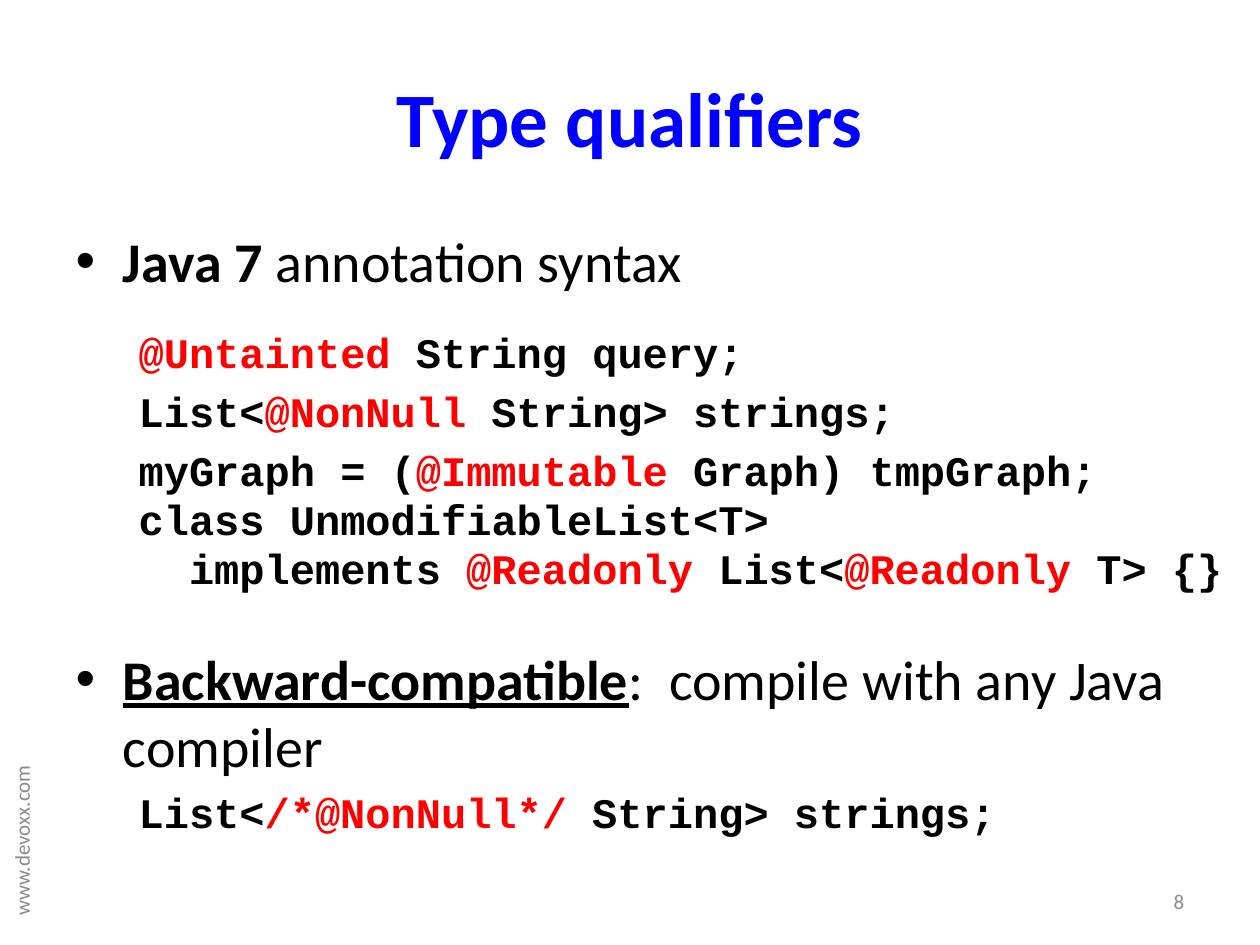
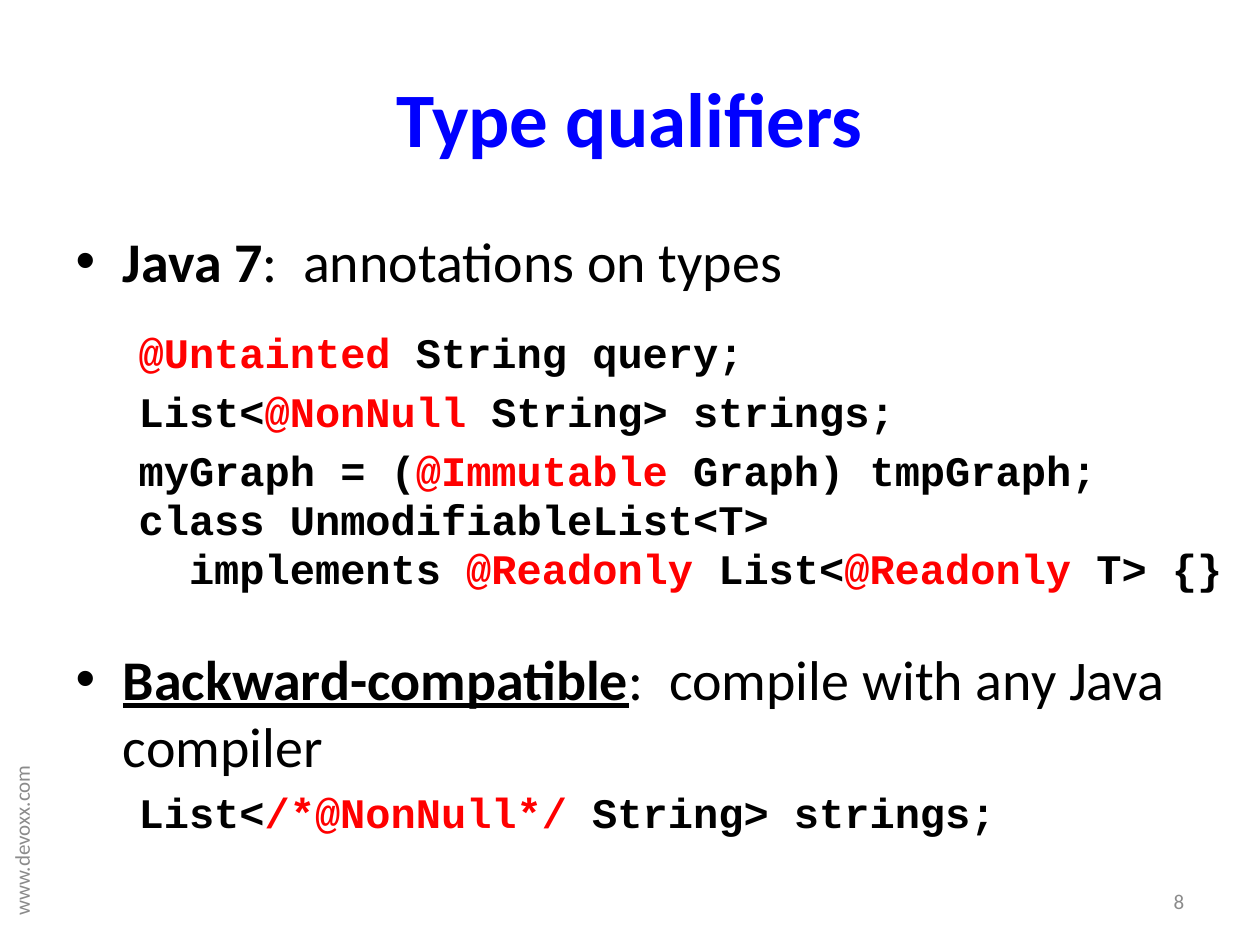
Before and after one commit to reprogrammer/checker-framework, a slide deck: slide 8 of demos/nonnull-interned-demo/checkers-demo-200911-devoxx.pptx. Drawn at 1260x945 pixels with LibreOffice and Linux fonts; fonts in the diff are those of the drawing. Boxes give left, top, right and bottom in pixels: in the first picture for what was removed or moved away, otherwise in the second. Text is boxed around its words. In the diff, an @@ line names an element or a change of style, - is before the commit and + after.

```diff
--- a/demos/nonnull-interned-demo/checkers-demo-200911-devoxx.pptx
+++ b/demos/nonnull-interned-demo/checkers-demo-200911-devoxx.pptx
@@ text at <box>123,243,782,291</box>: text changed @@
-• Java 7 annotation syntax
+• Java 7: annotations on types
```
Also in this commit, not shown: 9 other slides changed.
